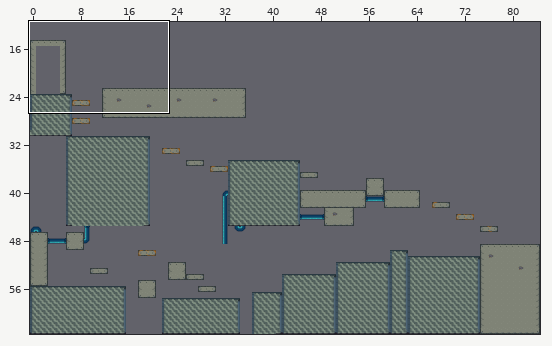
Level history. Tiled map: Data/Levels/0.tmx. The picture above shows the old version from afar; the outline marks the close-up.
Close-up. Earlier state:
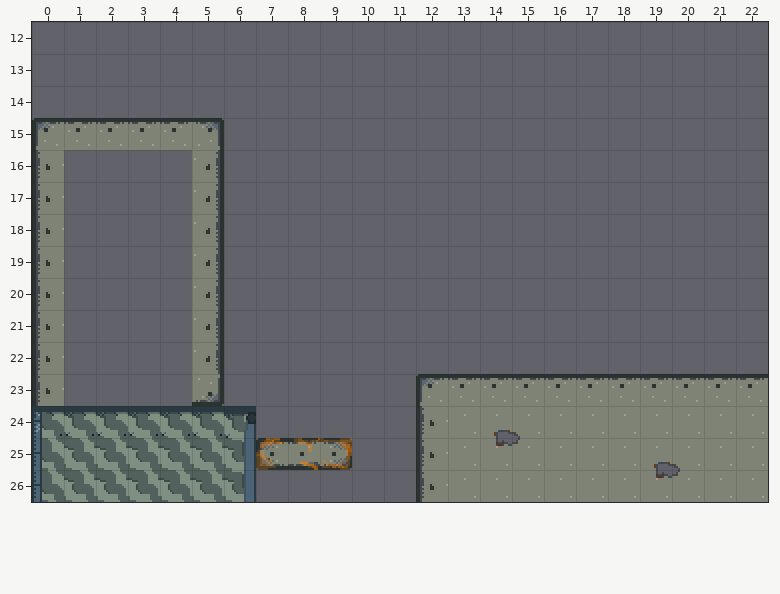
Cells are 16x16 px. Shown: x 0..22, y 12..26.
After:
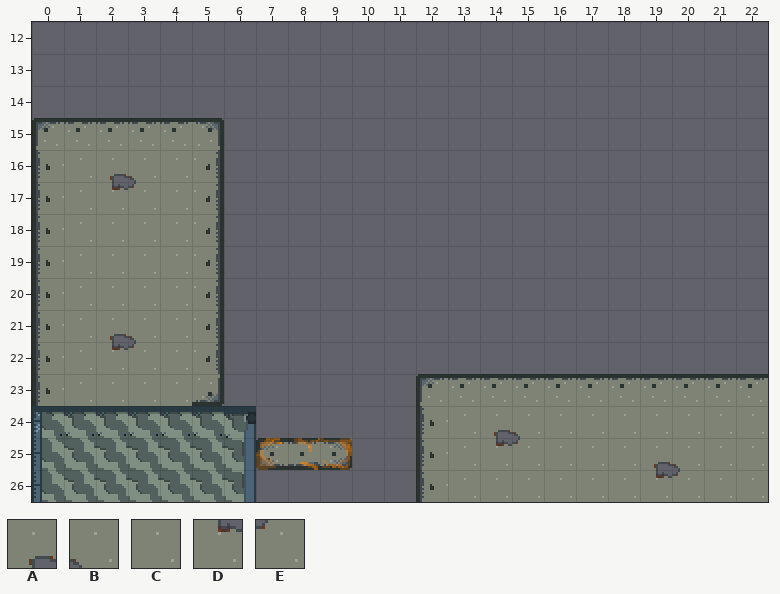
Key: from "Sprite-0002": A 9, B 10, C 22, D 25, E 26.
_ is an empty cell.
Edits made:
Layer "Tile Layer 1":
y 16: x 1..4 ____ -> CABC
y 17: x 1..4 ____ -> CDEC
y 18..20: x 1..4 ____ -> CCCC
y 21: x 1..4 ____ -> CABC
y 22: x 1..4 ____ -> CDEC
y 23: x 1..4 ____ -> CCCC
Pixel boxes of the changes (left, top, right, bottom) in both close-ups:
added: (64, 150, 192, 406)
